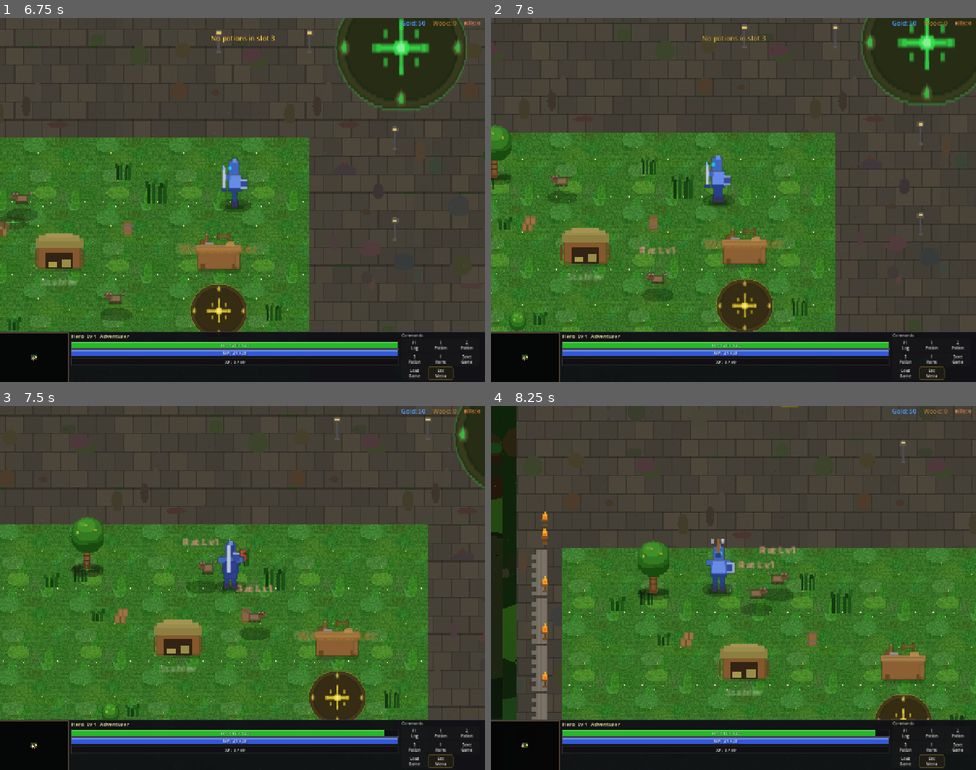
Above: before the commit, frames 1-4 (two rows, left to right).
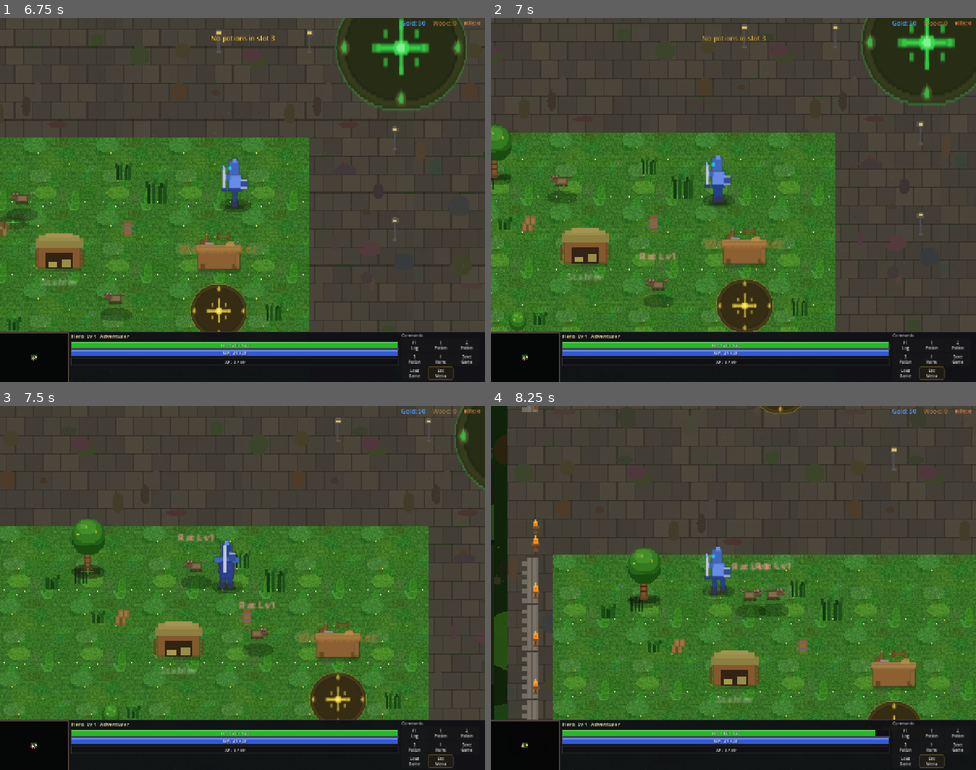
Above: after the commit, the same moments.

Repository: slxny/legends-open-rpg
Game: Godot game, scene res://scenes/main.tscn
The game is run twice, just before and just after one commit, with the same random seed, the same clock (stepped at 60 frames per second) and the same inputs.
Inputs (mouse positions are in pixels of both pictures, inside the frame that each line leads up to):
- Up to frame 1 (6.75 s): tap Enter at 0.5 s; move the mouse to (349, 181) at 0.52 s; hold D (move_right) 0.53-1.25 s; hold Space (attack) 0.53-1.25 s; click (349, 181) at 0.67 s; drag from (145, 218) to (218, 272) at 1.27 s; click "SELECT" at 2 s; move the mouse to (33, 356) at 2.77 s; hold D (move_right) 2.78-3.5 s; tap 1 at 2.85 s; click (33, 356) at 2.92 s; drag from (218, 272) to (451, 94) at 3.52 s; move the mouse to (388, 254) at 4.27 s; hold A (move_left) 4.28-5 s; tap 3 at 4.35 s; drag from (97, 145) to (431, 360) at 5.02 s; move the mouse to (266, 200) at 5.77 s; hold S (move_down) 5.78-6.5 s; tap F (interact) at 5.85 s; click (266, 200) at 5.92 s; drag from (4, 254) to (242, 221) at 6.52 s
- Up to frame 2 (7 s): no input
- Up to frame 3 (7.5 s): drag from (43, 566) to (291, 507) at 7.27 s
- Up to frame 4 (8.25 s): drag from (636, 755) to (864, 726) at 8.02 s

Frame 1 is identical in both runs. In frame 2, 0.5% of the frame differs, in the area x 30-38%, y 62-80%; in frame 3, 7.7%; in frame 4, 17%, in the area x 0-100%, y 0-87%.
Error in both runs: Invalid assignment of property or key '_mobile_potion_btns' with value of type 'Array' on a base object of type 'CharacterBody2D (player.gd)'. (res://scenes/ui…

Commit message:
Reduce rat aggro range from 120 to 90 (v0.67.4)
Co-Authored-By: Claude Opus 4.6 <noreply@anthropic.com>

Diff:
--- a/scenes/enemies/creep_camp.gd
+++ b/scenes/enemies/creep_camp.gd
@@ -13,7 +13,7 @@
 		"sprite_type": "rat",
 		"move_speed": 100.0,
 		"attack_range": 28.0,
-		"aggro_range": 120.0,
+		"aggro_range": 90.0,
 		"attack_damage": 4,
 		"xp_reward": 2,
 		"gold_reward": 1,
--- a/scenes/ui/changelog_dialog.gd
+++ b/scenes/ui/changelog_dialog.gd
@@ -9,9 +9,17 @@
 var _is_visible: bool = false
 var _is_mobile: bool = false
 
-const GAME_VERSION := "v0.67.3"
+const GAME_VERSION := "v0.67.4"
 
 const CHANGELOG: Array[Dictionary] = [
+	{
+		"version": "v0.67.4",
+		"title": "Rats slightly less aggressive",
+		"date": "2026-02-25",
+		"entries": [
+			"Rat aggro range reduced from 120 to 90 — they won't chase you from as far away",
+		]
+	},
 	{
 		"version": "v0.67.3",
 		"title": "Minibosses always visible on minimap",
